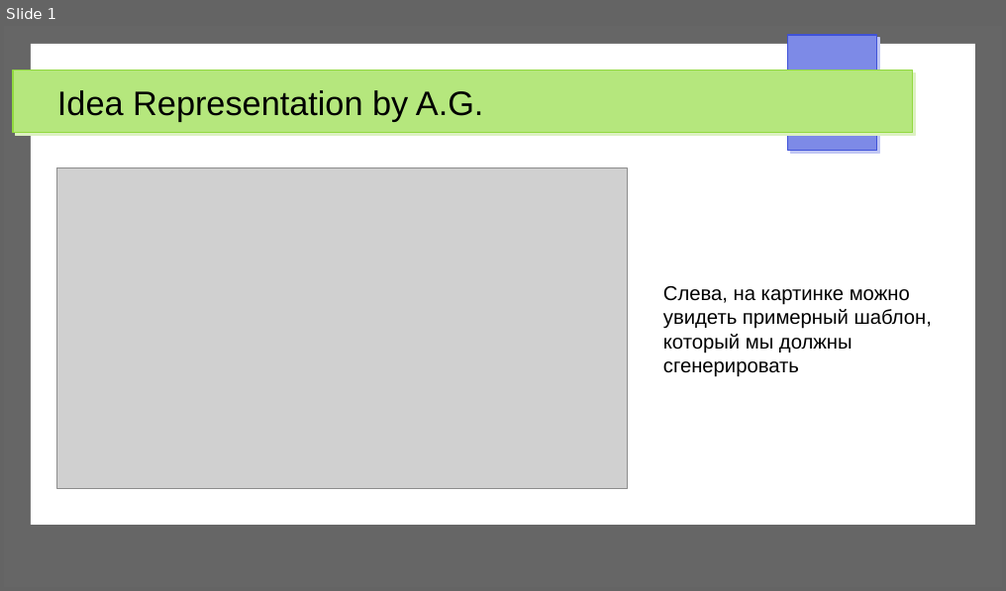
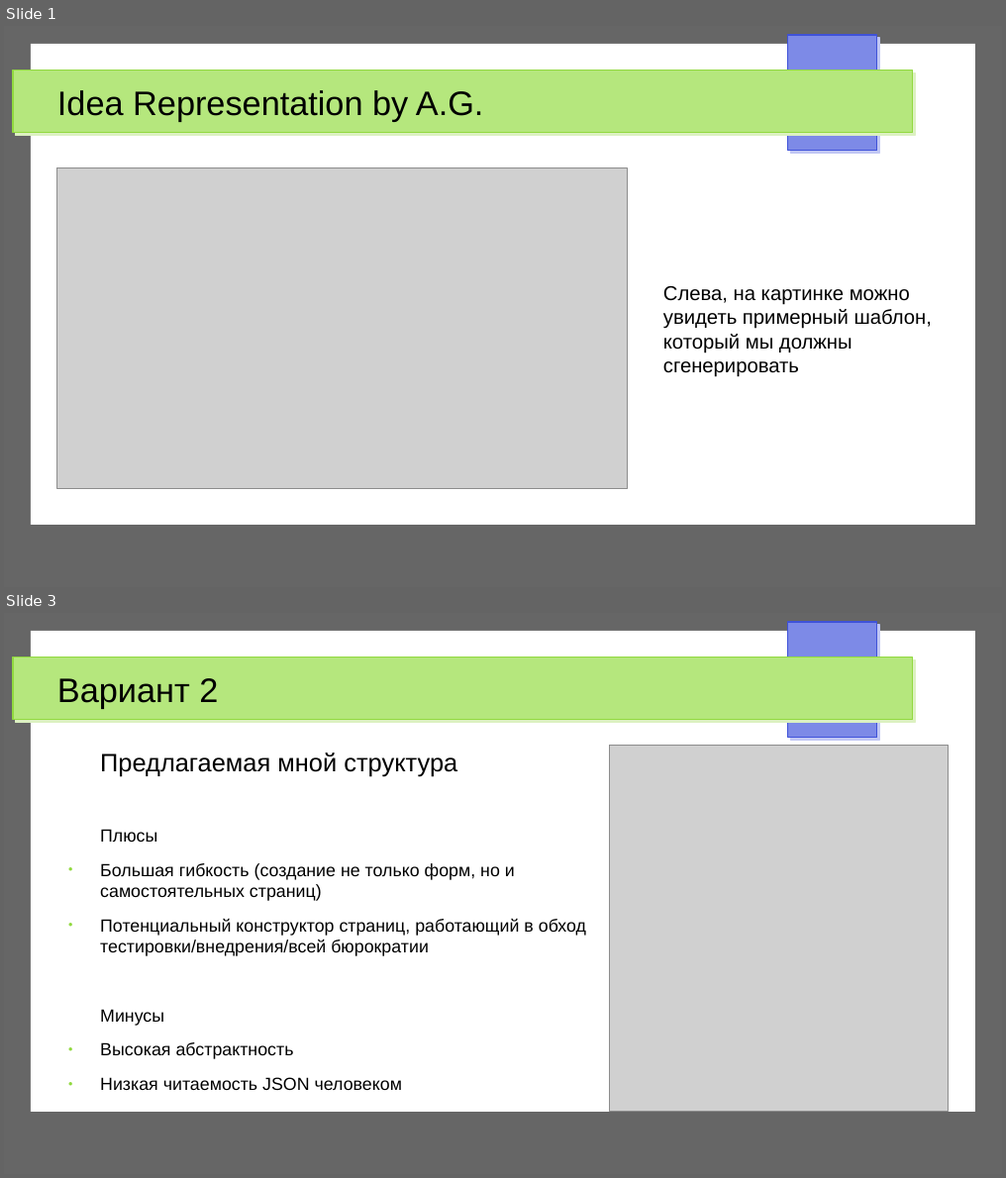
Before and after one commit to Prycom/work, a slide deck: idea present.odp. Shown one above the other, each under a label of ours: slide 1 before the commit, slides 1 and 3 after it; the slides between them are not shown. The pictures are 1006x591 and 1006x1178 pixels, drawn with LibreOffice and Linux fonts; fonts in the diff are those of the drawing; grey boxes stand for pictures. Boxes give left, top, right and bottom in pixels: in the first picture for what was removed or moved away, otherwise in the second. Text is boxed around its words. In the diff, an @@ line names an element or a change of style, - is before the commit and + after.

```diff
--- a/idea present.odp
+++ b/idea present.odp
@@ slide 3 added at <box>4,613,1002,1174</box>, background #FFFFFF; not listed: 4 template elements that a slide beside it also shows @@
@@ title added at <box>57,678,218,708</box>, 27 pt, text #000000 @@
+Вариант 2
@@ text added at <box>100,753,586,1090</box>, 14 pt, text #000000 @@
+Предлагаемая мной структура
+Плюсы
+● Большая гибкость (создание не только форм, но и самостоятельных страниц)
+● Потенциальный конструктор страниц, работающий в обход тестировки/внедрения/всей бюрократии
+Минусы
+● Высокая абстрактность
+● Низкая читаемость JSON человеком
@@ picture added at <box>610,746,947,1112</box> @@
```
Also in this commit, not shown: 3 other slides added, 1 slide removed, 1 other file.
